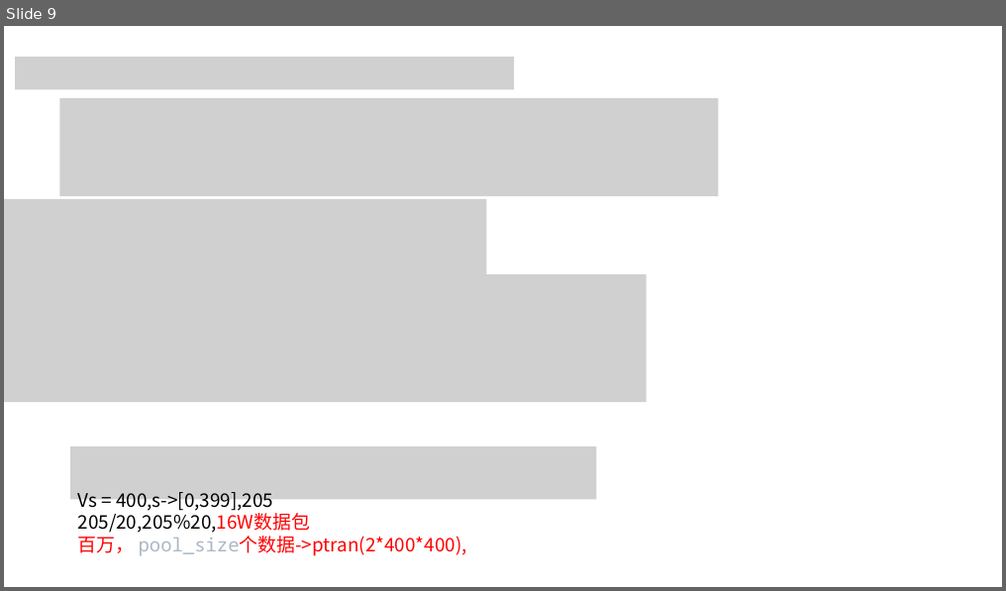
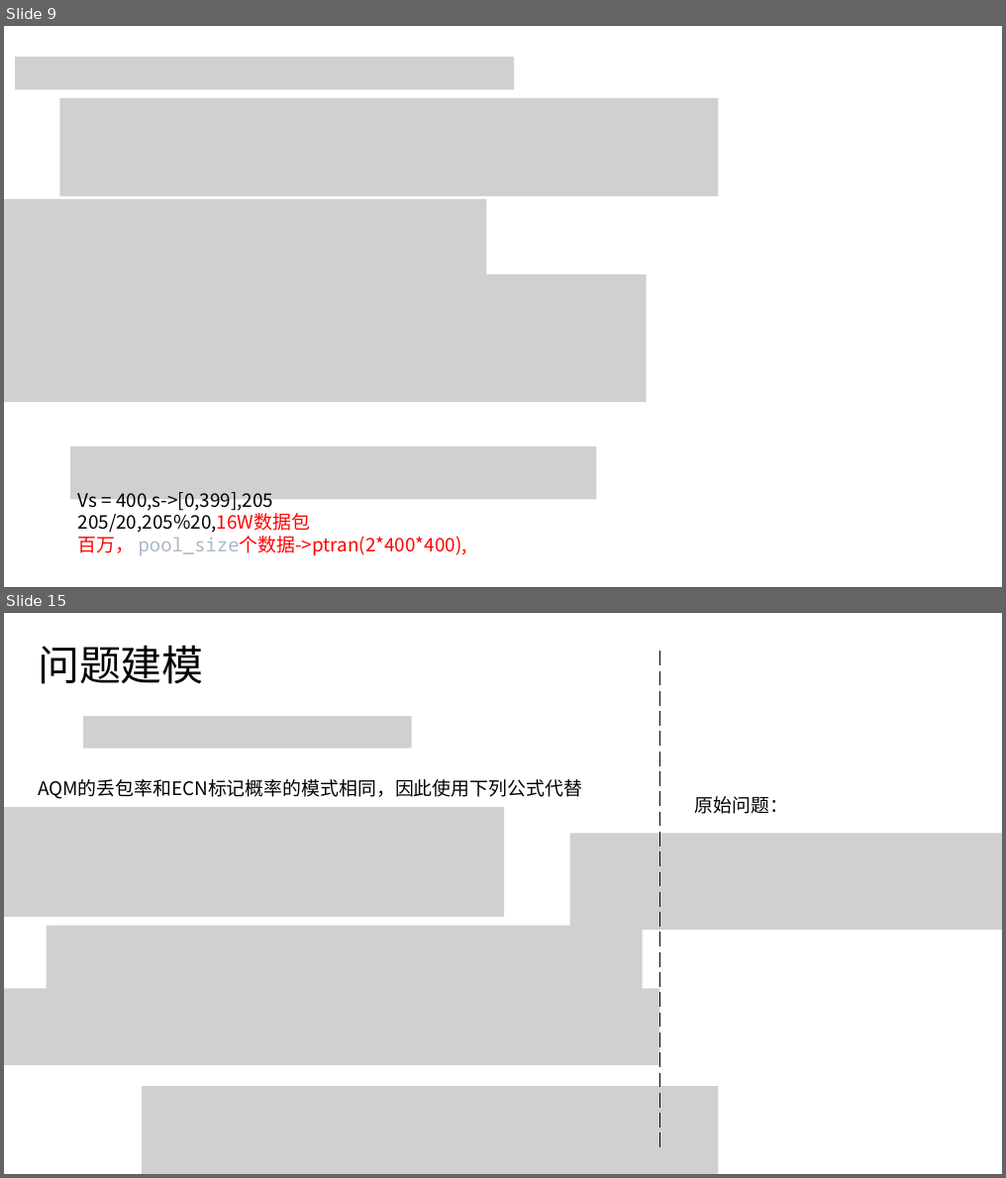
Before and after one commit to JinPeng-Zhang/RMAB, a slide deck: PPT/ECN-WI - 副本.pptx. Shown one above the other, each under a label of ours: slide 9 before the commit, slides 9 and 15 after it; the slides between them are not shown. The pictures are 1006x591 and 1006x1178 pixels, drawn with LibreOffice and Linux fonts; fonts in the diff are those of the drawing; grey boxes stand for pictures. Boxes give left, top, right and bottom in pixels: in the first picture for what was removed or moved away, otherwise in the second. Text is boxed around its words. In the diff, an @@ line names an element or a change of style, - is before the commit and + after.

```diff
--- a/PPT/ECN-WI - 副本.pptx
+++ b/PPT/ECN-WI - 副本.pptx
@@ slide 15 added at [4, 613, 1002, 1174], background #FFFFFF @@
@@ text added at [38, 645, 204, 684], 40 pt, text #000000 @@
+问题建模
@@ line added from (659, 652) to (659, 1152), #000000 1.75 pt dashed @@
@@ picture added at [83, 716, 411, 749] @@
@@ text added at [38, 779, 582, 799], 18 pt, text #000000 @@
+AQM的丢包率和ECN标记概率的模式相同，因此使用下列公式代替
@@ picture added at [4, 808, 504, 918] @@
@@ text added at [695, 796, 788, 814], 18 pt, text #000000 @@
+原始问题：
@@ picture added at [570, 833, 1002, 930] @@
@@ picture added at [46, 926, 642, 1001] @@
@@ picture added at [4, 989, 659, 1065] @@
@@ picture added at [142, 1087, 718, 1174] @@
```
Also in this commit, not shown: 2 slides changed, 16 other slides added, 3 other files.
